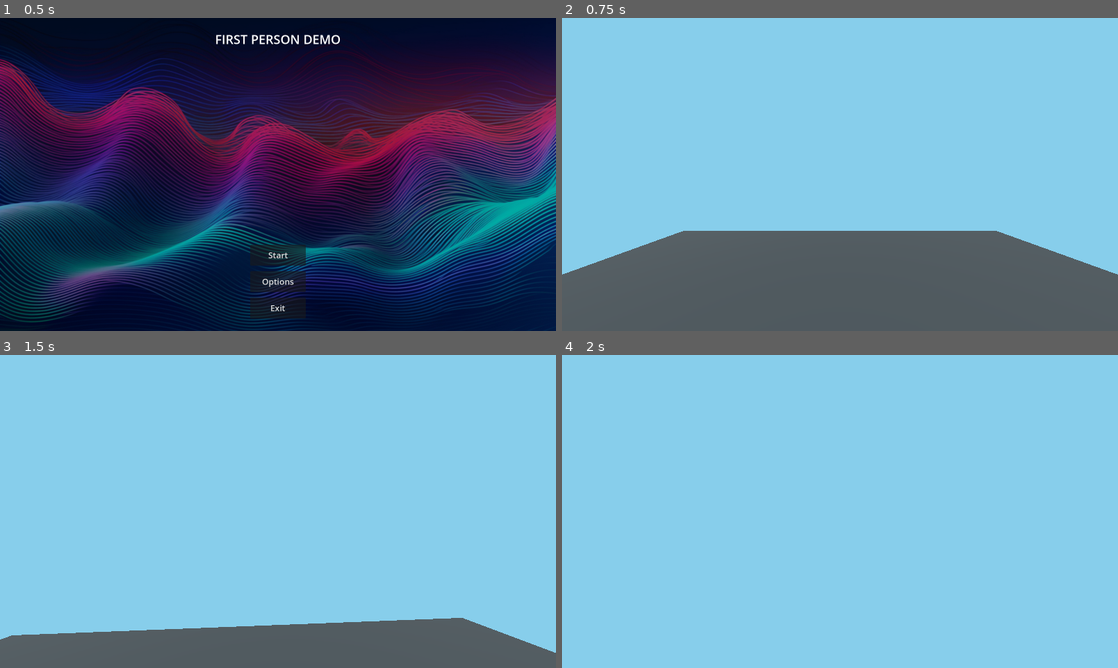
Above: before the commit, frames 1-4 (two rows, left to right).
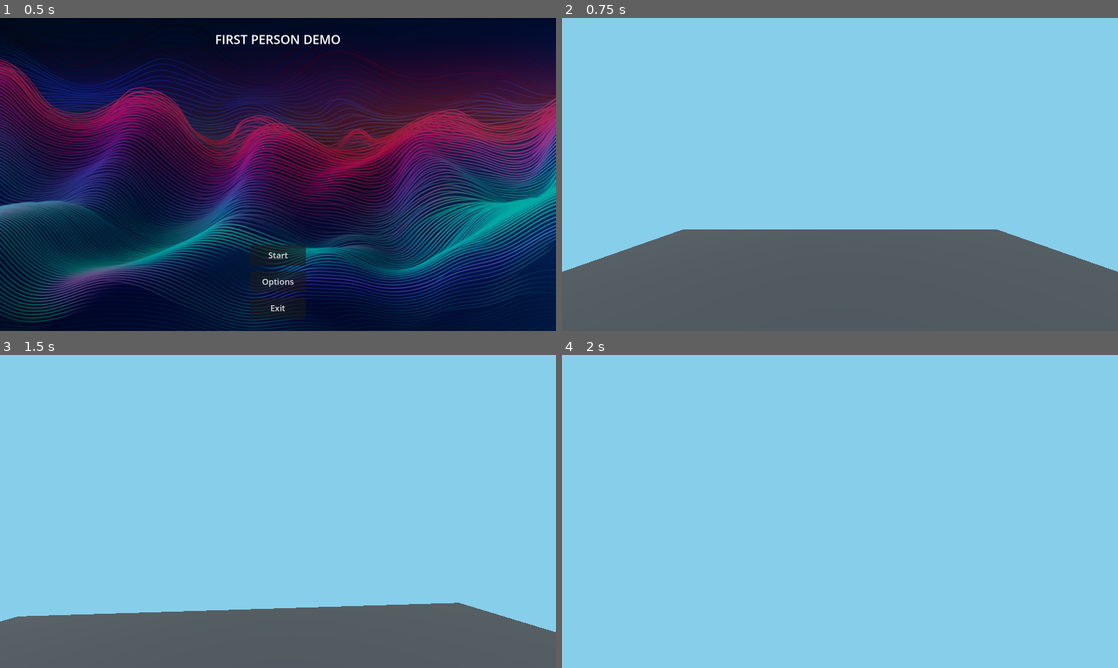
Above: after the commit, the same moments.

Repository: duckenclaw/FPS-demo
Game: Godot game, scene res://scenes/menu.tscn
Two runs of this game, one before a commit and one after it. Both use one fixed random seed, a clock stepped at 60 frames per second and the inputs below.
Inputs (mouse positions are in pixels of both pictures, inside the frame that each line leads up to):
- Up to frame 1 (0.5 s): no input
- Up to frame 2 (0.75 s): click "Start" at 0.5 s
- Up to frame 3 (1.5 s): tap Enter at 1.25 s; move the mouse to (305, 511) at 1.27 s; hold W (Forwards) from 1.28 s (still down); tap Ctrl (Crouch, bound only after the commit) at 1.35 s
- Up to frame 4 (2 s): keep holding W (Forwards); tap Space (Jump) at 1.52 s

Frame 1 is identical in both runs. In frame 2, 0.6% of the frame differs, in the area x 0-100%, y 67-82%; in frame 3, 5.4%, in the area x 0-100%, y 79-96%; in frame 4, nothing differs.

Commit message:
added animation player and animations for crouch and uncrouch, added crouch to player.gd

Diff:
--- a/project.godot
+++ b/project.godot
@@ -52,3 +52,8 @@
 "events": [Object(InputEventKey,"resource_local_to_scene":false,"resource_name":"","device":-1,"window_id":0,"alt_press …(182 unchanged characters)…
 ]
 }
+Crouch={
+"deadzone": 0.5,
+"events": [Object(InputEventKey,"resource_local_to_scene":false,"resource_name":"","device":-1,"window_id":0,"alt_pressed":false,"shift_pressed":false,"ctrl_pressed":false,"meta_pressed":false,"pressed":false,"keycode":0,"physical_keycode":4194326,"key_label":0,"unicode":0,"echo":false,"script":null)
+]
+}
--- a/scenes/player.tscn
+++ b/scenes/player.tscn
@@ -1,8 +1,134 @@
-[gd_scene load_steps=3 format=3 uid="uid://dl28g653atb6k"]
+[gd_scene load_steps=7 format=3 uid="uid://dl28g653atb6k"]
 
 [ext_resource type="Script" path="res://scripts/player.gd" id="1_x0crq"]
 
 [sub_resource type="CapsuleShape3D" id="CapsuleShape3D_5qotw"]
+
+[sub_resource type="Animation" id="Animation_1fr2c"]
+resource_name = "Crouch"
+length = 0.4
+tracks/0/type = "value"
+tracks/0/imported = false
+tracks/0/enabled = true
+tracks/0/path = NodePath("FirstPersonCamera:position")
+tracks/0/interp = 1
+tracks/0/loop_wrap = true
+tracks/0/keys = {
+"times": PackedFloat32Array(0, 0.4),
+"transitions": PackedFloat32Array(1, 1),
+"update": 0,
+"values": [Vector3(2.08165e-12, 1.75, 2.08165e-12), Vector3(2.08165e-12, 0.75, 2.08165e-12)]
+}
+tracks/1/type = "value"
+tracks/1/imported = false
+tracks/1/enabled = true
+tracks/1/path = NodePath("CollisionShape3D:shape:height")
+tracks/1/interp = 1
+tracks/1/loop_wrap = true
+tracks/1/keys = {
+"times": PackedFloat32Array(0, 0.4),
+"transitions": PackedFloat32Array(1, 1),
+"update": 0,
+"values": [2.0, 1.0]
+}
+tracks/2/type = "value"
+tracks/2/imported = false
+tracks/2/enabled = true
+tracks/2/path = NodePath("CollisionShape3D:position")
+tracks/2/interp = 1
+tracks/2/loop_wrap = true
+tracks/2/keys = {
+"times": PackedFloat32Array(0, 0.4),
+"transitions": PackedFloat32Array(1, 1),
+"update": 0,
+"values": [Vector3(2.08165e-12, 1, 2.08165e-12), Vector3(2.08165e-12, 0.5, 2.08165e-12)]
+}
+
+[sub_resource type="Animation" id="Animation_uk7ky"]
+length = 0.001
+tracks/0/type = "value"
+tracks/0/imported = false
+tracks/0/enabled = true
+tracks/0/path = NodePath("FirstPersonCamera:position")
+tracks/0/interp = 1
+tracks/0/loop_wrap = true
+tracks/0/keys = {
+"times": PackedFloat32Array(0),
+"transitions": PackedFloat32Array(1),
+"update": 0,
+"values": [Vector3(2.08165e-12, 1.75, 2.08165e-12)]
+}
+tracks/1/type = "value"
+tracks/1/imported = false
+tracks/1/enabled = true
+tracks/1/path = NodePath("CollisionShape3D:shape:height")
+tracks/1/interp = 1
+tracks/1/loop_wrap = true
+tracks/1/keys = {
+"times": PackedFloat32Array(0),
+"transitions": PackedFloat32Array(1),
+"update": 0,
+"values": [2.0]
+}
+tracks/2/type = "value"
+tracks/2/imported = false
+tracks/2/enabled = true
+tracks/2/path = NodePath("CollisionShape3D:position")
+tracks/2/interp = 1
+tracks/2/loop_wrap = true
+tracks/2/keys = {
+"times": PackedFloat32Array(0),
+"transitions": PackedFloat32Array(1),
+"update": 0,
+"values": [Vector3(2.08165e-12, 1, 2.08165e-12)]
+}
+
+[sub_resource type="Animation" id="Animation_6fm5k"]
+resource_name = "Uncrouch"
+length = 0.4
+tracks/0/type = "value"
+tracks/0/imported = false
+tracks/0/enabled = true
+tracks/0/path = NodePath("FirstPersonCamera:position")
+tracks/0/interp = 1
+tracks/0/loop_wrap = true
+tracks/0/keys = {
+"times": PackedFloat32Array(0, 0.4),
+"transitions": PackedFloat32Array(1, 1),
+"update": 0,
+"values": [Vector3(2.08165e-12, 0.75, 2.08165e-12), Vector3(2.08165e-12, 1.75, 2.08165e-12)]
+}
+tracks/1/type = "value"
+tracks/1/imported = false
+tracks/1/enabled = true
+tracks/1/path = NodePath("CollisionShape3D:shape:height")
+tracks/1/interp = 1
+tracks/1/loop_wrap = true
+tracks/1/keys = {
+"times": PackedFloat32Array(0, 0.4),
+"transitions": PackedFloat32Array(1, 1),
+"update": 0,
+"values": [1.0, 2.0]
+}
+tracks/2/type = "value"
+tracks/2/imported = false
+tracks/2/enabled = true
+tracks/2/path = NodePath("CollisionShape3D:position")
+tracks/2/interp = 1
+tracks/2/loop_wrap = true
+tracks/2/keys = {
+"times": PackedFloat32Array(0, 0.4),
+"transitions": PackedFloat32Array(1, 1),
+"update": 0,
+"values": [Vector3(2.08165e-12, 0.5, 2.08165e-12), Vector3(2.08165e-12, 1, 2.08165e-12)]
+}
+
+[sub_resource type="AnimationLibrary" id="AnimationLibrary_cnt6q"]
+_data = {
+"Crouch": SubResource("Animation_1fr2c"),
+"RESET": SubResource("Animation_uk7ky"),
+"Uncrouch": SubResource("Animation_6fm5k")
+}
 
 [node name="Player" type="CharacterBody3D"]
 script = ExtResource("1_x0crq")
@@ -12,5 +138,10 @@
 shape = SubResource("CapsuleShape3D_5qotw")
 
 [node name="FirstPersonCamera" type="Camera3D" parent="."]
-transform = Transform3D(1, 0, 0, 0, 1, 0, 0, 0, 1, 2.08165e-12, 1.8, 2.08165e-12)
+transform = Transform3D(1, 0, 0, 0, 1, 0, 0, 0, 1, 2.08165e-12, 1.75, 2.08165e-12)
 fov = 90.0
+
+[node name="AnimationPlayer" type="AnimationPlayer" parent="."]
+libraries = {
+"": SubResource("AnimationLibrary_cnt6q")
+}
--- a/scenes/qasmoke_environment.tscn
+++ b/scenes/qasmoke_environment.tscn
@@ -39,10 +39,10 @@
 [sub_resource type="PrismMesh" id="PrismMesh_0qmpt"]
 material = SubResource("StandardMaterial3D_4c08w")
 left_to_right = 1.0
-size = Vector3(2, 2, 1)
+size = Vector3(3, 2.025, 1)
 
-[sub_resource type="ConvexPolygonShape3D" id="ConvexPolygonShape3D_gtarr"]
-points = PackedVector3Array(1, 1, 0.5, 1, 1, -0.5, -1, -1, 0.5, 1, -1, 0.5, 1, -1, -0.5, -1, -1, -0.5)
+[sub_resource type="ConvexPolygonShape3D" id="ConvexPolygonShape3D_62sh1"]
+points = PackedVector3Array(1.5, 1.0125, 0.5, 1.5, 1.0125, -0.5, -1.5, -1.0125, 0.5, 1.5, -1.0125, 0.5, 1.5, -1.0125, -0.5, -1.5, -1.0125, -0.5)
 
 [node name="QasmokeEnvironment" type="Node3D"]
 
@@ -72,7 +72,7 @@
 shape = SubResource("BoxShape3D_ru58h")
 
 [node name="LowCeiling" type="StaticBody3D" parent="."]
-transform = Transform3D(1, 0, 0, 0, 1, 0, 0, 0, 1, 4, 1, 4)
+transform = Transform3D(1, 0, 0, 0, 1, 0, 0, 0, 1, 4, 1.1, 4)
 
 [node name="Mesh" type="MeshInstance3D" parent="LowCeiling"]
 mesh = SubResource("BoxMesh_343ot")
@@ -81,12 +81,12 @@
 shape = SubResource("BoxShape3D_ru58h")
 
 [node name="Ramp" type="StaticBody3D" parent="."]
-transform = Transform3D(-4.37114e-08, -3.48787e-16, -1, 3.48787e-16, 1, -3.48787e-16, 1, -3.48787e-16, -4.37114e-08, 2, 2.08165e-12, 2.5)
+transform = Transform3D(-4.37114e-08, -3.48787e-16, -1, 3.48787e-16, 1, -3.48787e-16, 1, -3.48787e-16, -4.37114e-08, 2, 2.08165e-12, 2)
 
 [node name="Mesh" type="MeshInstance3D" parent="Ramp"]
-transform = Transform3D(1, 0, 0, 0, 1, 0, 0, 0, 1, 2.08165e-12, 1, 2.08165e-12)
+transform = Transform3D(1, 0, 0, 0, 1, -1.12238e-23, 0, -1.12238e-23, 1, 2.08165e-12, 1.025, 2.08165e-12)
 mesh = SubResource("PrismMesh_0qmpt")
 
 [node name="Collider" type="CollisionShape3D" parent="Ramp"]
-transform = Transform3D(1, 0, 0, 0, 1, 0, 0, 0, 1, 2.08165e-12, 1, 2.08165e-12)
-shape = SubResource("ConvexPolygonShape3D_gtarr")
+transform = Transform3D(1, 0, 0, 0, 1, -1.12238e-23, 0, -1.12238e-23, 1, 2.08165e-12, 1.025, 2.08165e-12)
+shape = SubResource("ConvexPolygonShape3D_62sh1")
--- a/scripts/player.gd
+++ b/scripts/player.gd
@@ -1,6 +1,7 @@
 extends CharacterBody3D
 
-@onready var firstPersonCamera = $FirstPersonCamera
+@onready var firstPersonCamera: Camera3D = $FirstPersonCamera
+@onready var anim_player: AnimationPlayer = $AnimationPlayer
 
 const MAX_HP: int = 100
 const SPEED:float = 5.0
@@ -11,6 +12,7 @@
 var hp: int
 
 var is_sprinting:bool = false
+var is_crouching:bool = false
 
 # Get the gravity from the project settings to be synced with RigidBody nodes.
 var gravity = ProjectSettings.get_setting("physics/3d/default_gravity")
@@ -34,6 +36,15 @@
 		is_sprinting = true
 	else:
 		is_sprinting = false
+
+	if Input.is_action_just_pressed("Crouch"):
+		if is_crouching:
+			is_crouching = false
+			anim_player.play("Uncrouch")
+		else:
+			is_crouching = true
+			anim_player.play("Crouch")
+
 
 
 func _physics_process(delta):
@@ -60,7 +71,6 @@
 		if is_sprinting:
 			velocity.z = direction.z * SPRINT_SPEED
 			velocity.x = direction.x * SPRINT_SPEED
-			print(direction)
 		else:
 			velocity.z = direction.z * SPEED
 			velocity.x = direction.x * SPEED
